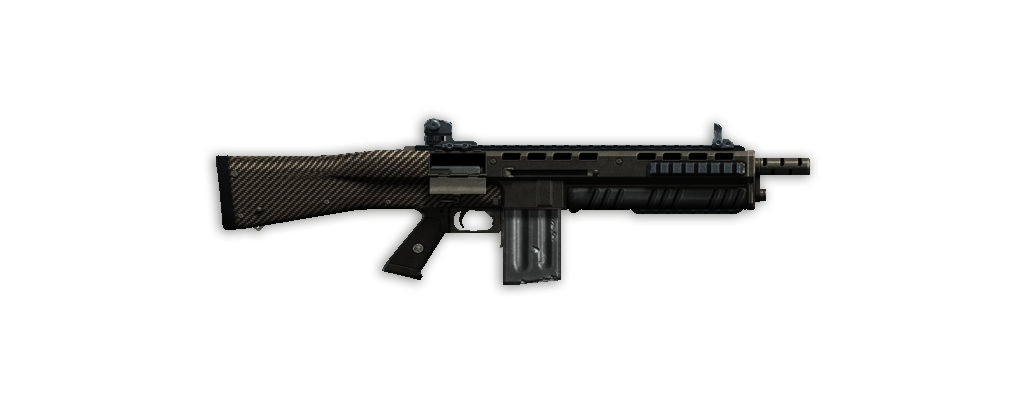
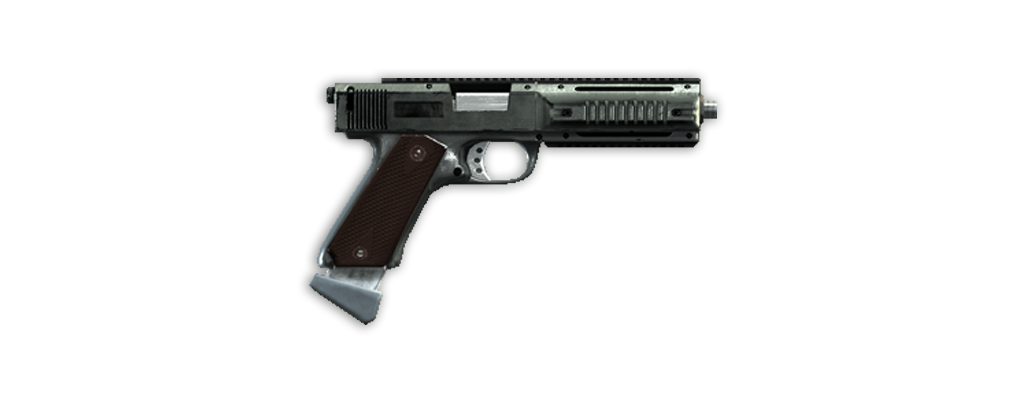
Layered file, before and after one edit (1027×403). Changes by layer:
hid "WEAPON_ASSAULTSHOTGUN" over [216, 118, 810, 285]
showed "WEAPON_APPISTOL", painted on it over [309, 78, 717, 325]
